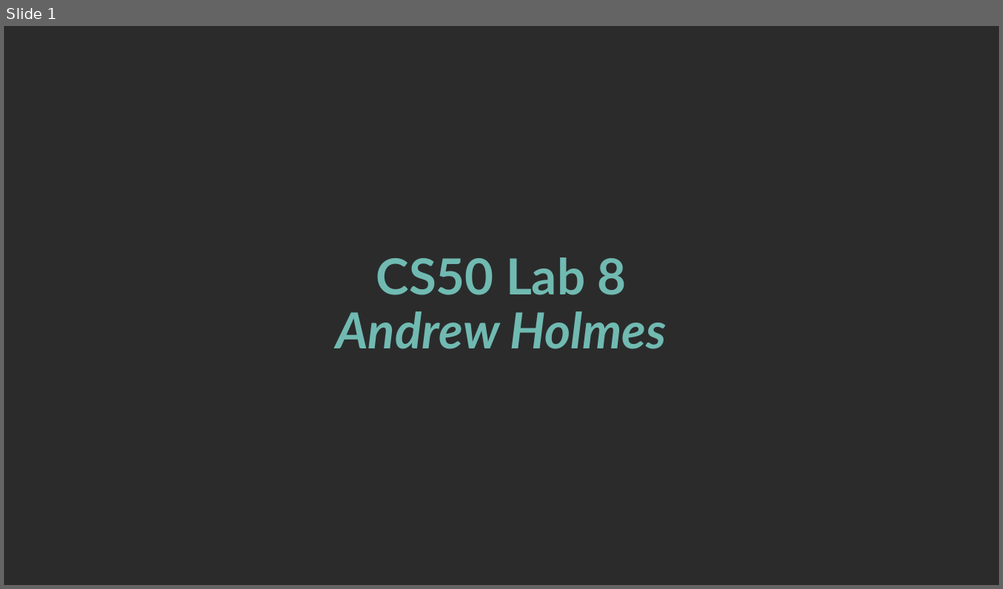
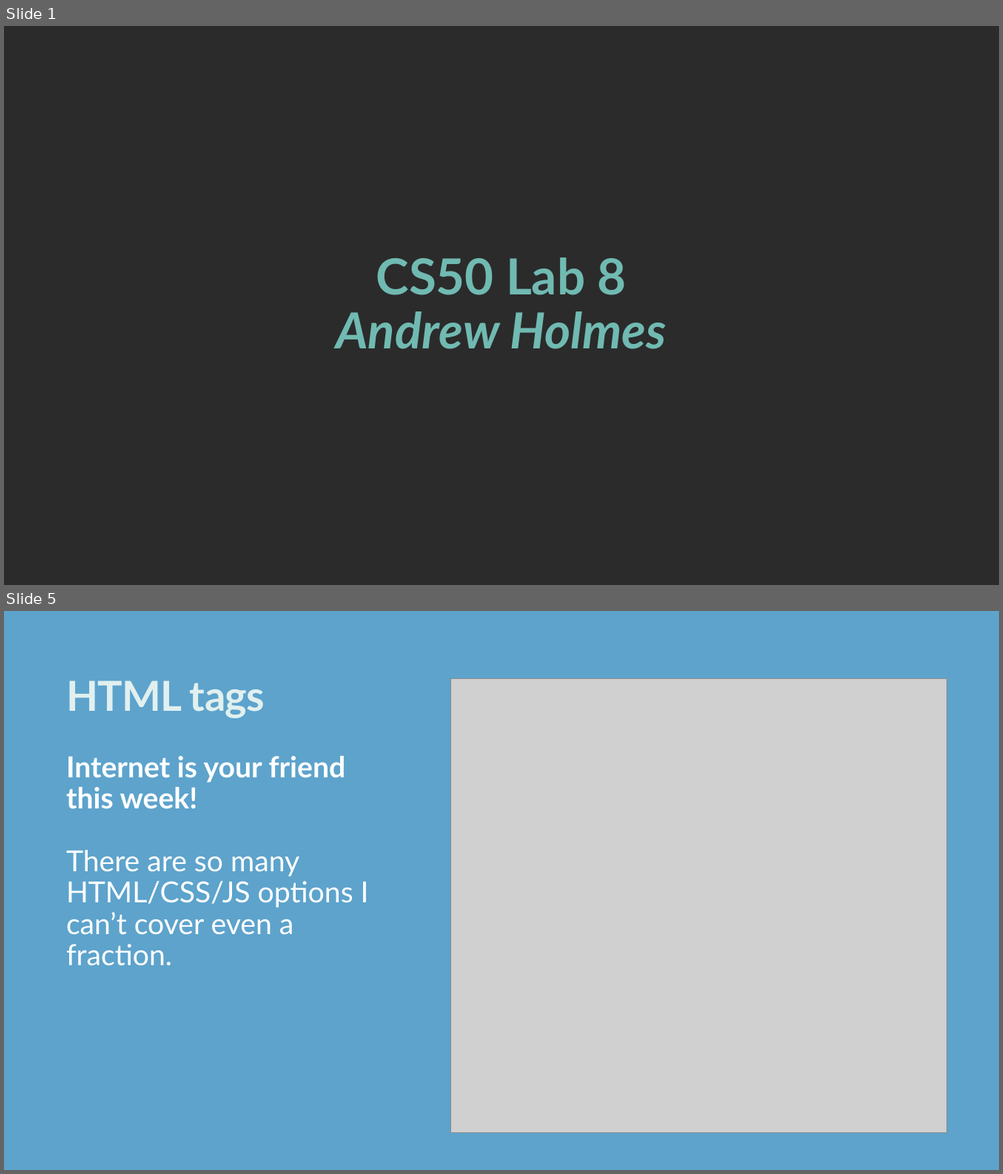
Before and after one commit to ACHolmes/CS50TF-2022F, a slide deck: lab8/CS50 Lab 8.pptx. Shown one above the other, each under a label of ours: slide 1 before the commit, slides 1 and 5 after it; the slides between them are not shown. The pictures are 1003x589 and 1003x1174 pixels, drawn with LibreOffice and Linux fonts; fonts in the diff are those of the drawing; grey boxes stand for pictures; background and template pictures are left out; a plain dark background stands for a picture behind light text. Boxes give left, top, right and bottom in pixels: in the first picture for what was removed or moved away, otherwise in the second. Text is boxed around its words. In the diff, an @@ line names an element or a change of style, - is before the commit and + after.

```diff
--- a/lab8/CS50 Lab 8.pptx
+++ b/lab8/CS50 Lab 8.pptx
@@ slide 5 added at (x1=4, y1=611, x2=999, y2=1170), background #5DA3CC @@
@@ title added at (x1=66, y1=681, x2=264, y2=718), 40 pt, text #E1F0EF, bold @@
+HTML tags
@@ picture added at (x1=451, y1=679, x2=947, y2=1133) @@
@@ text added at (x1=66, y1=756, x2=369, y2=966), 28 pt, text #FFFFFF @@
+Internet is your friend this week!
+There are so many HTML/CSS/JS options I can’t cover even a fraction.
```
Also in this commit, not shown: 6 slides changed, 11 other slides added, 4 slides removed, 6 other files.
